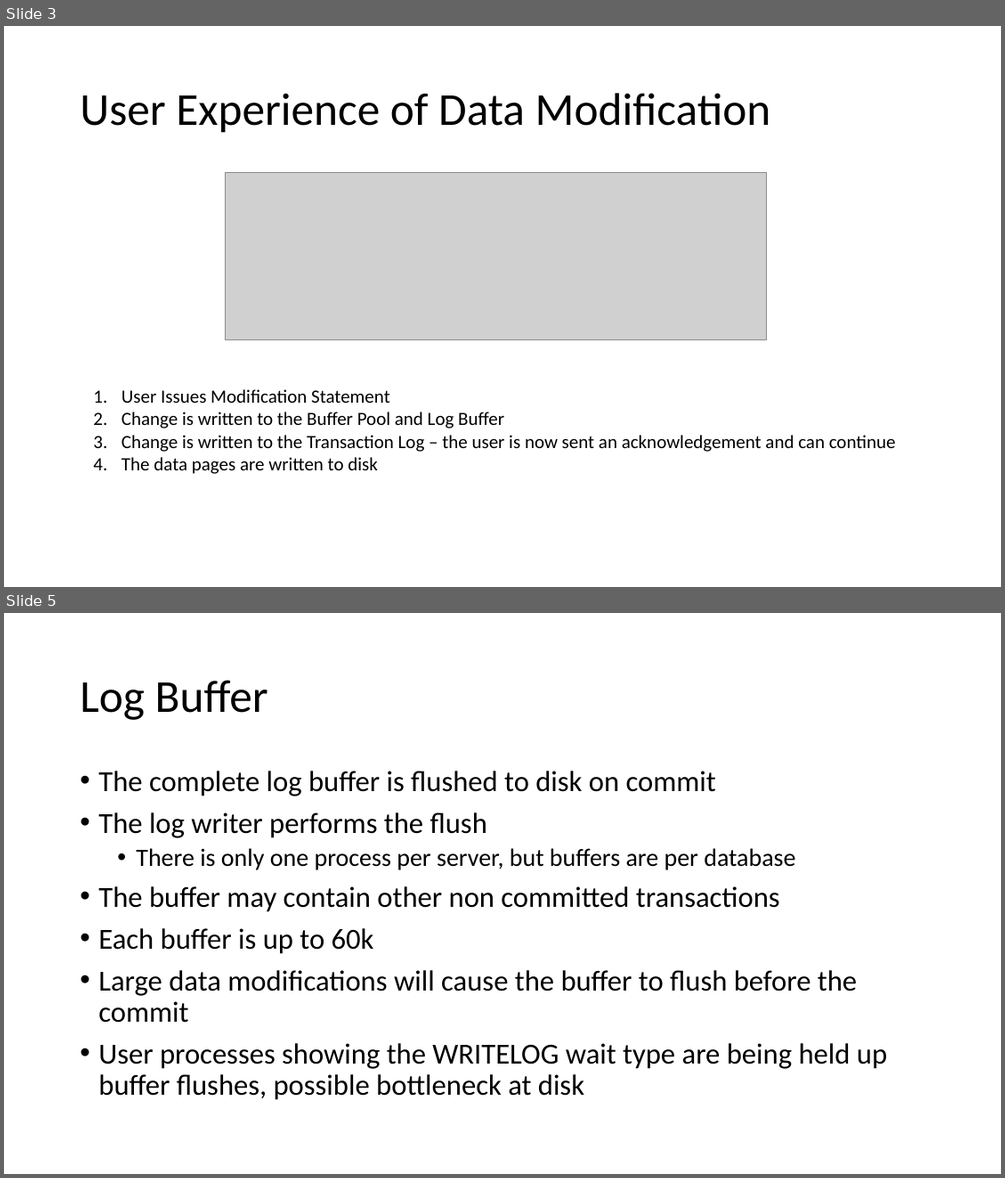
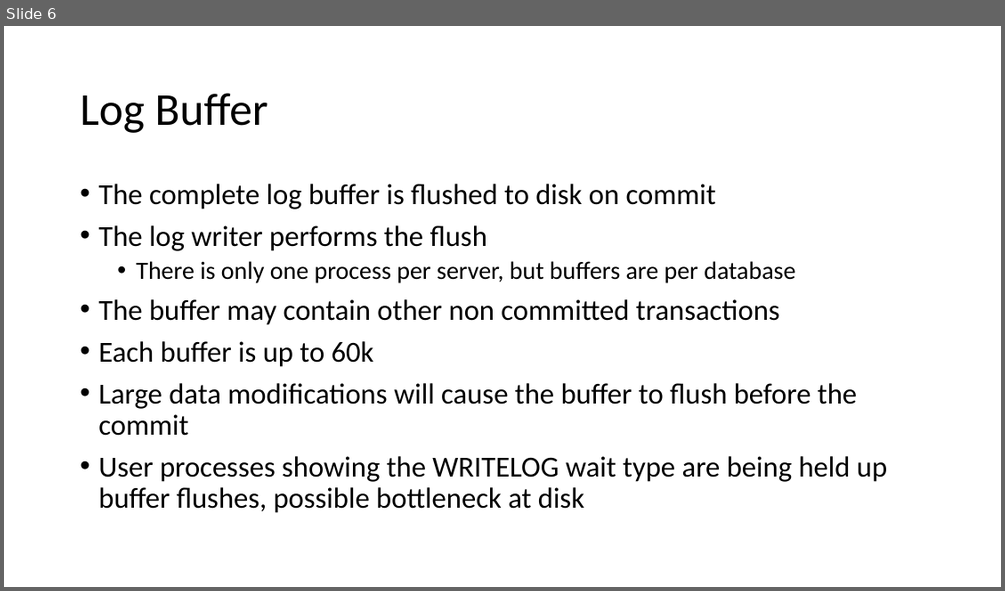
Before and after one commit to sabinio/SQLTraining, a slide deck: Slides/1. Logging.pptx. Shown one above the other, each under a label of ours: slides 3 and 5 before the commit, slide 6 after it; the slides between them are not shown. The pictures are 1005x1178 and 1005x591 pixels, drawn with LibreOffice and Linux fonts; fonts in the diff are those of the drawing; grey boxes stand for pictures. Boxes give left, top, right and bottom in pixels: in the first picture for what was removed or moved away, otherwise in the second. Text is boxed around its words. In the diff, an @@ line names an element or a change of style, - is before the commit and + after.

```diff
--- a/Slides/1. Logging.pptx
+++ b/Slides/1. Logging.pptx
@@ slide 3 removed at [4,26,1001,587], background #FFFFFF @@
@@ title removed at [80,93,771,133] @@
-User Experience of Data Modification
@@ picture removed at [225,172,766,339] @@
@@ text removed at [121,389,896,474] @@
-1. User Issues Modification Statement
-2. Change is written to the Buffer Pool and Log Buffer
-3. Change is written to the Transaction Log – the user is now sent an acknowledgement and can continue
-4. The data pages are written to disk
@@ what was slide 5 is now slide 6 @@
```
Also in this commit, not shown: 1 slide changed, 4 slides added, 2 other slides removed.
